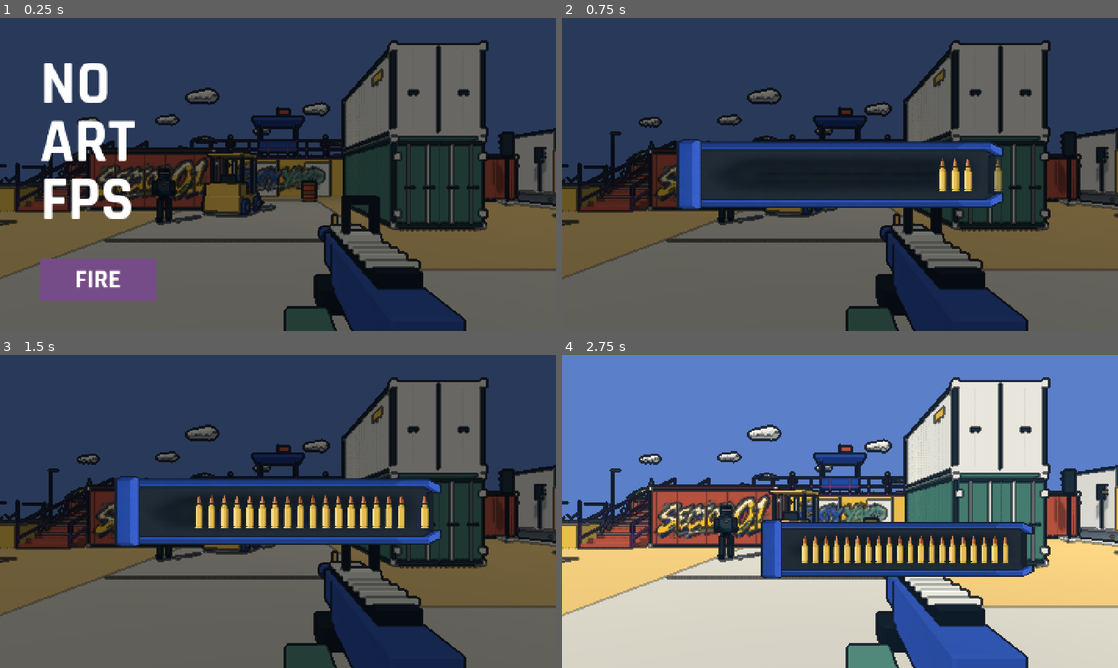
Above: before the commit, frames 1-4 (two rows, left to right).
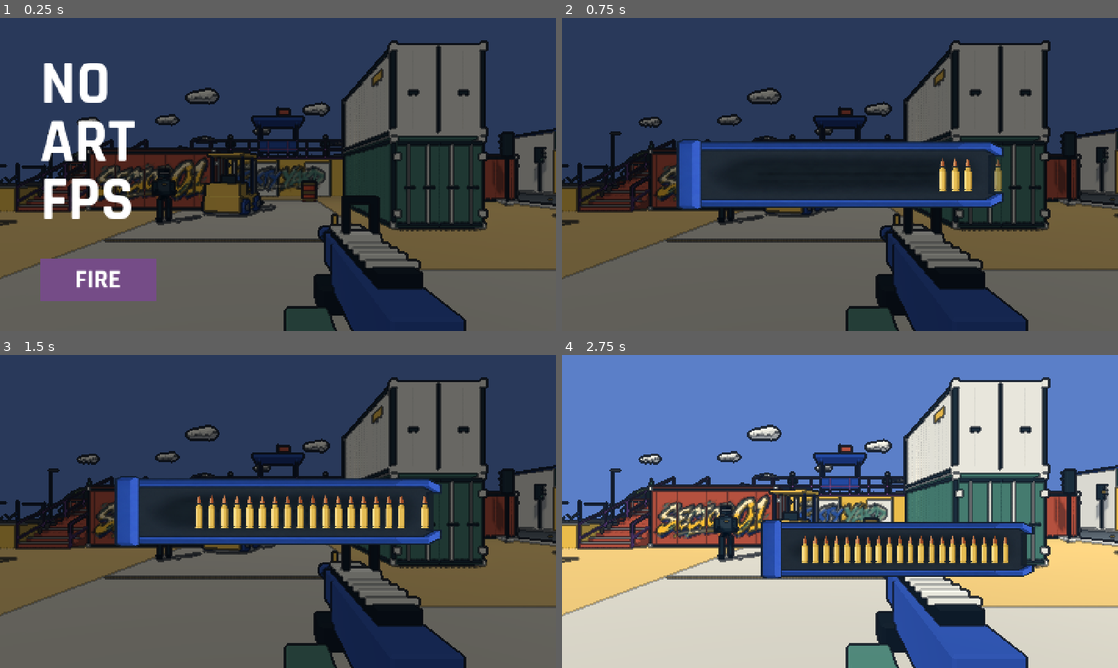
Above: after the commit, the same moments.

Repository: YicongCao/No-Art-FPS
Game: Godot game, scene res://scenes/main.tscn
Two runs of this game, one before a commit and one after it. Both use one fixed random seed, a clock stepped at 60 frames per second and the inputs below. Sound files missing from this copy of the repository are replaced by a short silence.
Inputs (mouse positions are in pixels of both pictures, inside the frame that each line leads up to):
- Up to frame 1 (0.25 s): no input
- Up to frame 2 (0.75 s): click "FIRE" at 0.5 s
- Up to frame 3 (1.5 s): tap Enter (restart) at 1.25 s; move the mouse to (400, 495) at 1.27 s; press the mouse at (400, 495) at 1.28 s; hold D (right) from 1.28 s (still down)
- Up to frame 4 (2.75 s): tap Space (jump) at 1.52, 2.27 s; move the mouse to (728, 527) at 2.02 s; release D (right) at 2.03 s; release the mouse at (728, 527) at 2.03 s; hold S (back) from 2.03 s (still down); tap M at 2.1 s; click (728, 527) at 2.17 s

The runs differ from the first frame. In frame 1, 0.3% of the frame differs, in the area x 3-27%, y 38-61%; in frame 2, 0.5%; in frame 3, 0.5%; in frame 4, 0.7%.

Commit message:
fix: align both stair ramps with landing surfaces for uninterrupted walking

Diff:
--- a/scripts/arena.gd
+++ b/scripts/arena.gd
@@ -207,8 +207,10 @@
 	for x in [-5,-1,3]:
 		solid(Vector3(x,1.3,-8.97),Vector3(2.0,2.6,.06),"cream",false)
 		solid(Vector3(x+1,1.4,-8.92),Vector3(.06,2.8,.08),"ink",false)
-	stairs(-11,-1.5,3,7,2.6)
-	stairs(7.6,-2,3,7,2.2)
+	# Ramp tops meet the actual 3.1 m walking surface at each landing front.
+	# The old 3.0 m ramps ended underneath the slab, exposing a vertical lip.
+	stairs(-11,-1.5,3.1,6.9,2.6)
+	stairs(7.6,-2,3.1,6.8,2.2)
 	solid(Vector3(-10.3,3,-9.7),Vector3(2.6,.2,2.6),"purple")
 	rail(Vector3(-6.5,3.1,-8.85),Vector3(6.5,3.1,-8.85))
 	pool_terrace()
--- a/scripts/game.gd
+++ b/scripts/game.gd
@@ -138,6 +138,7 @@
 		if "--magazine" in OS.get_cmdline_user_args():test_path = "res://tests/magazine_check.gd"
 		if "--containers" in OS.get_cmdline_user_args():test_path = "res://tests/container_check.gd"
 		if "--terrace" in OS.get_cmdline_user_args():test_path = "res://tests/terrace_check.gd"
+		if "--routes" in OS.get_cmdline_user_args():test_path = "res://tests/stair_route_check.gd"
 		if "--graffiti" in OS.get_cmdline_user_args():test_path = "res://tests/graffiti_check.gd"
 		if "--respawn" in OS.get_cmdline_user_args():test_path = "res://tests/respawn_check.gd"
 		if "--loading" in OS.get_cmdline_user_args():test_path = "res://tests/loading_check.gd"
--- /dev/null
+++ b/tests/stair_route_check.gd
@@ -0,0 +1,61 @@
+extends Node
+var game: Node
+
+func _ready() -> void:
+	assert(DisplayServer.get_name()!="headless","Route check needs a rendered window for captured movement input")
+	Engine.max_fps = 60
+	game.start_run()
+	game.begin_running()
+	game.clear_round()
+	game.spawn_time = 999
+	game.invulnerable = 999
+	game.set_physics_process(false)
+	game.player.set_process_unhandled_input(false)
+	Input.mouse_mode = Input.MOUSE_MODE_CAPTURED
+	for x in [7.6,-11.0]:
+		game.player.position = Vector3(x,.05,0)
+		game.player.velocity = Vector3.ZERO
+		var points = [Vector3(x,3.1,-9.7)]
+		if x<0:points.append(Vector3(-7.7,3.1,-9.7))
+		points.append(Vector3(7.6 if x>0 else -7.7,3.1,-14.7))
+		for point in points:
+			var reached = await walk_to(point)
+			if not reached:
+				print("ROUTE_BLOCKED target=",point," actual=",game.player.position)
+				for i in range(game.player.get_slide_collision_count()):
+					var hit = game.player.get_slide_collision(i)
+					print("COLLISION at=",hit.get_position()," normal=",hit.get_normal()," body=",hit.get_collider().global_position)
+				get_tree().quit(1)
+				return
+		print("STAIR_ROUTE_PASS ",x)
+		points.reverse()
+		points.remove_at(0)
+		points.append(Vector3(x,.05,0))
+		for point in points:
+			assert(await walk_to(point),"Reverse stair route blocked: "+str(game.player.position))
+		print("STAIR_RETURN_PASS ",x)
+	# Low input speed must also pass the colour seam; momentum cannot hide a lip.
+	for x in [-7.7,7.6]:
+		game.player.position = Vector3(x,3.15,-11.3)
+		game.player.velocity = Vector3.ZERO
+		assert(await walk_to(Vector3(x,3.1,-14.5),.7))
+		assert(await walk_to(Vector3(x,3.1,-11.3),.7))
+	print("STAIR_SLOW_SEAMS_PASS")
+	game.state = "RESULTS"
+	game.clear_round()
+	await get_tree().create_timer(.2).timeout
+	print("STAIR_ROUTES_PASS")
+	get_tree().quit()
+
+func walk_to(target: Vector3, strength: float = 1.0) -> bool:
+	for frame in range(300):
+		var direction = target-game.player.position
+		direction.y = 0
+		if direction.length()<.17 and absf(target.y-game.player.position.y)<.16:
+			Input.action_release("forward")
+			return true
+		game.player.rotation.y = atan2(-direction.x,-direction.z)
+		Input.action_press("forward",strength)
+		await get_tree().physics_frame
+	Input.action_release("forward")
+	return false
Binary file changed: artifacts/expanded-yard.png
Binary file changed: artifacts/stairs.png
Binary file changed: artifacts/terrace-seam.png
Not shown, added: tests/stair_route_check.gd.uid
Not shown, added: docs/updates/2026-11-06-title-and-stair-landings.md
